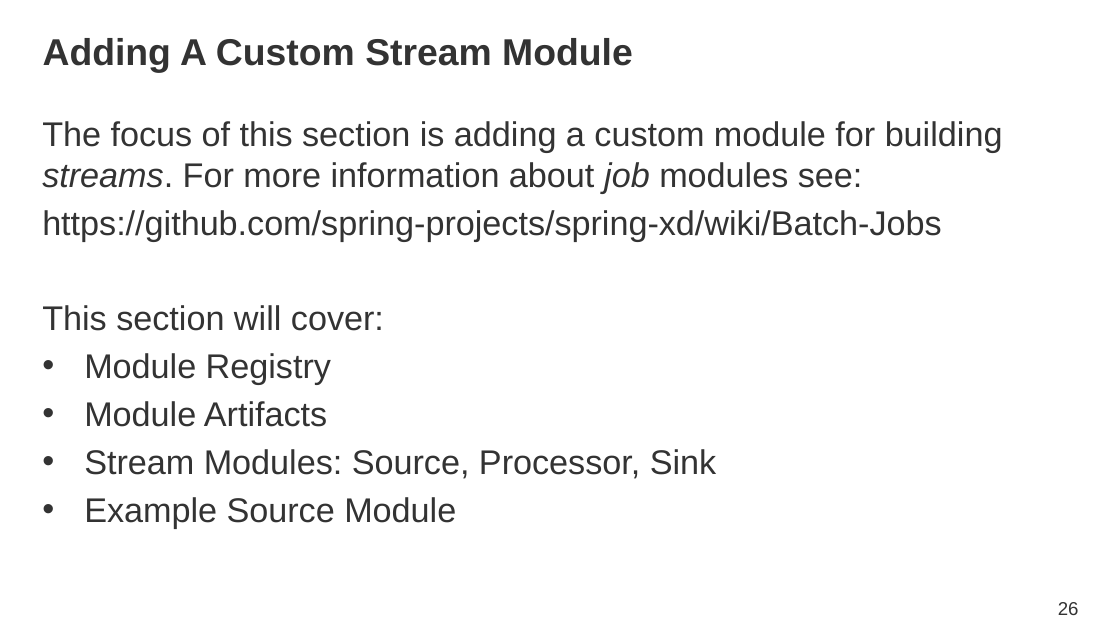
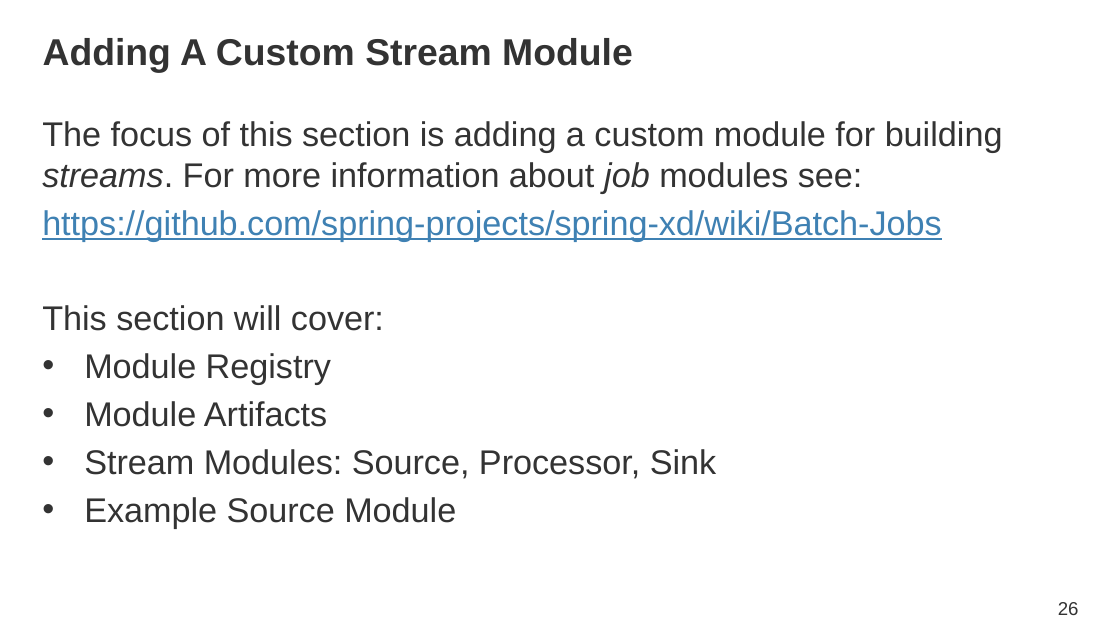
Before and after one commit to SpringOne2GX-2014/Spring-XD-Internals, a slide deck: slide 26 of Spring-XD-Internals-A-Guided-Tour.pptx. Drawn at 1120x630 pixels with LibreOffice and Linux fonts; fonts in the diff are those of the drawing; background and template pictures are left out. Boxes give left, top, right and bottom in pixels: in the first picture for what was removed or moved away, otherwise in the second. Text is boxed around its words. In the diff, an @@ line names an element or a change of style, - is before the commit and + after.

```diff
--- a/Spring-XD-Internals-A-Guided-Tour.pptx
+++ b/Spring-XD-Internals-A-Guided-Tour.pptx
@@ text at bbox=[42, 210, 941, 241]: text colour #333333 to #3F81B3, underline on in "https://github.com/spring-projects/spring-xd/wiki/Batch-Jobs" @@
```
Also in this commit, not shown: 1 other slide changed.
